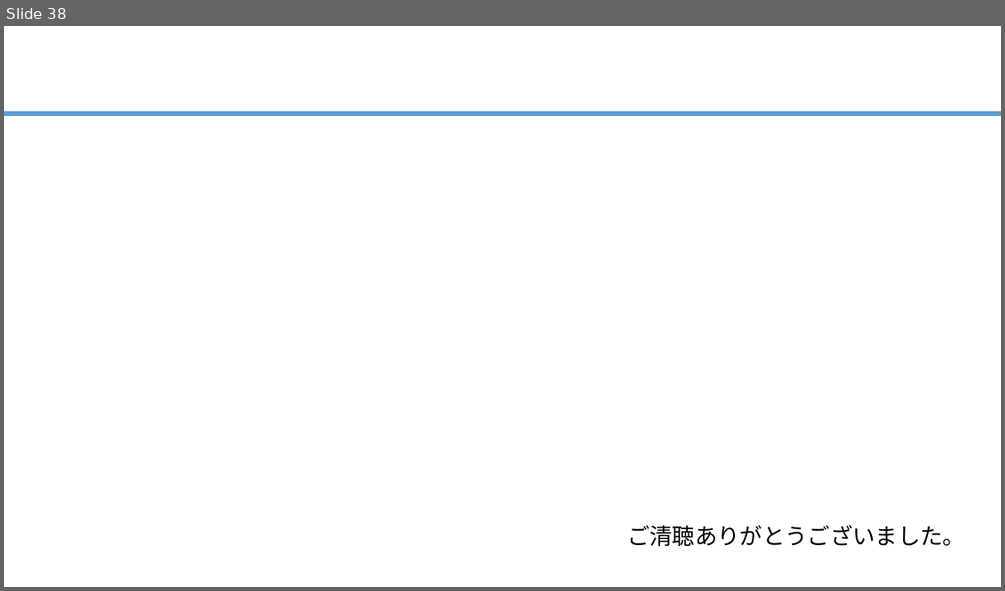
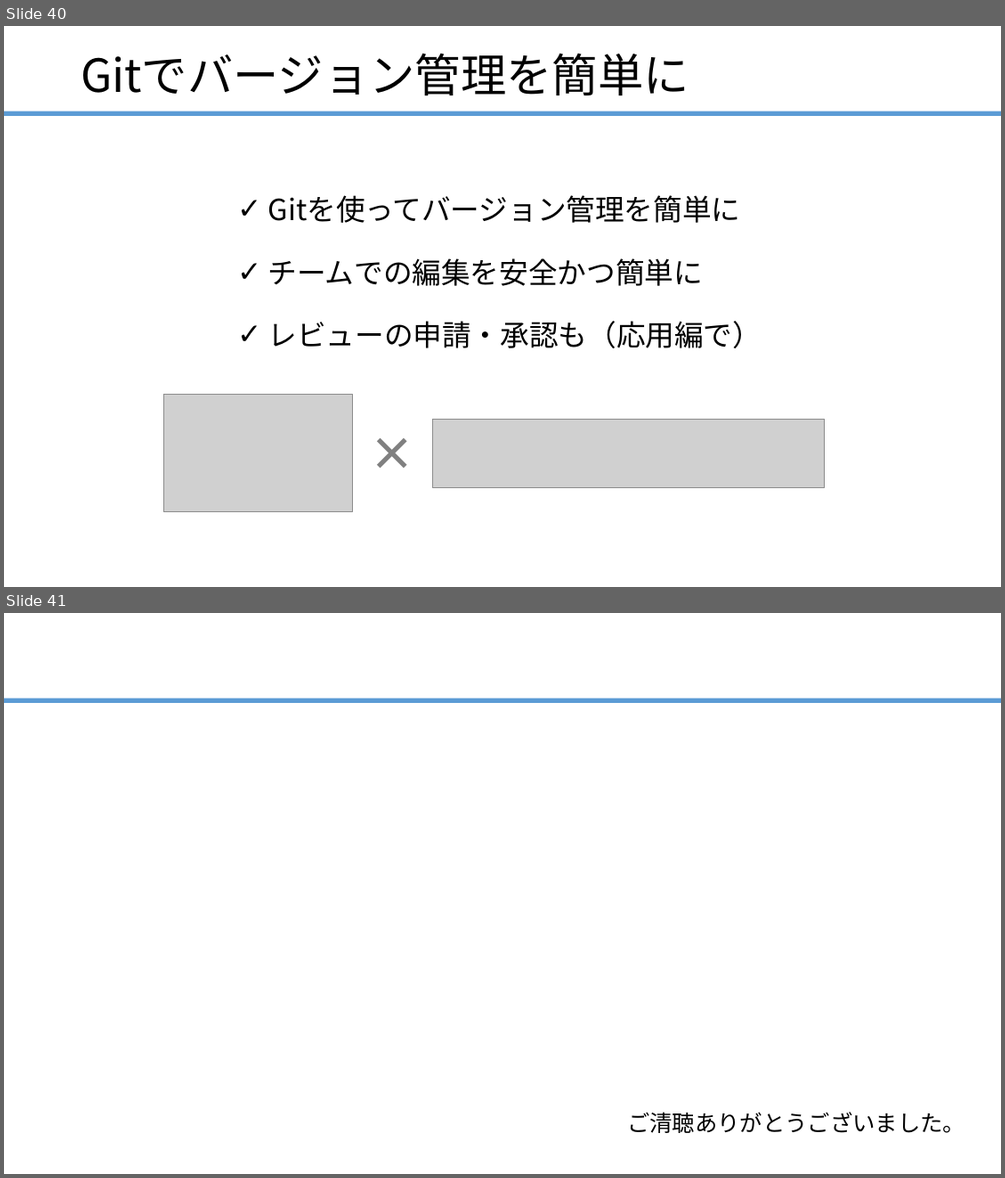
Before and after one commit to ainsAins/git4beginners, a slide deck: ハンズオン_Git入門.pptx. Shown one above the other, each under a label of ours: slide 38 before the commit, slides 40 and 41 after it. The pictures are 1005x591 and 1005x1178 pixels, drawn with LibreOffice and Linux fonts; fonts in the diff are those of the drawing; grey boxes stand for pictures. Boxes give left, top, right and bottom in pixels: in the first picture for what was removed or moved away, otherwise in the second. Text is boxed around its words. In the diff, an @@ line names an element or a change of style, - is before the commit and + after.

```diff
--- a/ハンズオン_Git入門.pptx
+++ b/ハンズオン_Git入門.pptx
@@ slide 40 added at [4, 26, 1001, 587], background #FFFFFF; not listed: 1 template element that a slide beside it also shows @@
@@ title added at [81, 53, 689, 95], 44 pt, text #000000 @@
+Gitでバージョン管理を簡単に
@@ text added at [268, 195, 762, 348], 28 pt, text #000000 @@
+✓ Gitを使ってバージョン管理を簡単に
+✓ チームでの編集を安全かつ簡単に
+✓ レビューの申請・承認も（応用編で）
@@ picture added at [163, 394, 353, 512] @@
@@ text added at [362, 421, 423, 484], 44 pt, text #808080, bold @@
+×
@@ picture added at [432, 418, 825, 487] @@
@@ what was slide 38 is now slide 41 @@
```
Also in this commit, not shown: 2 slides changed, 2 other slides added.
